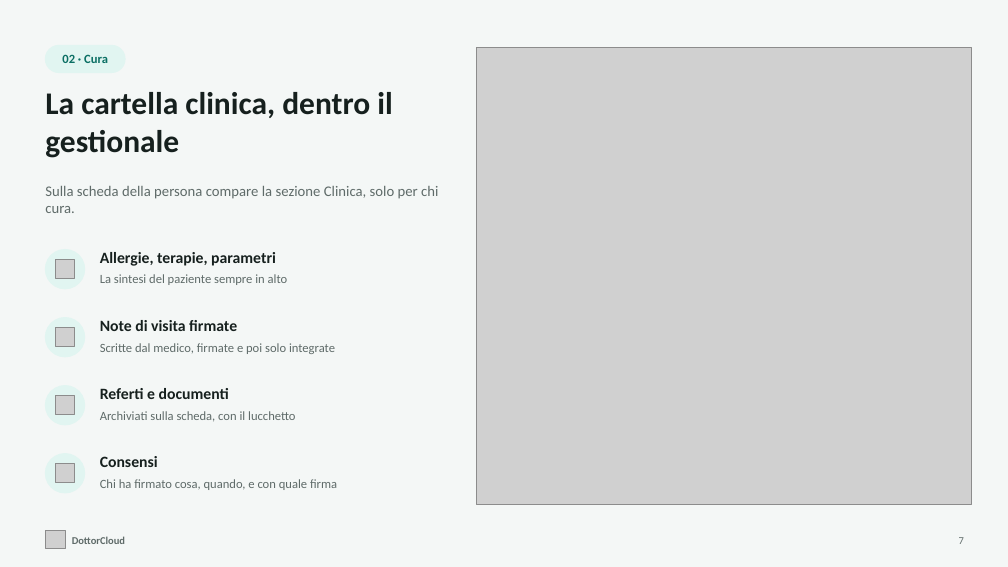
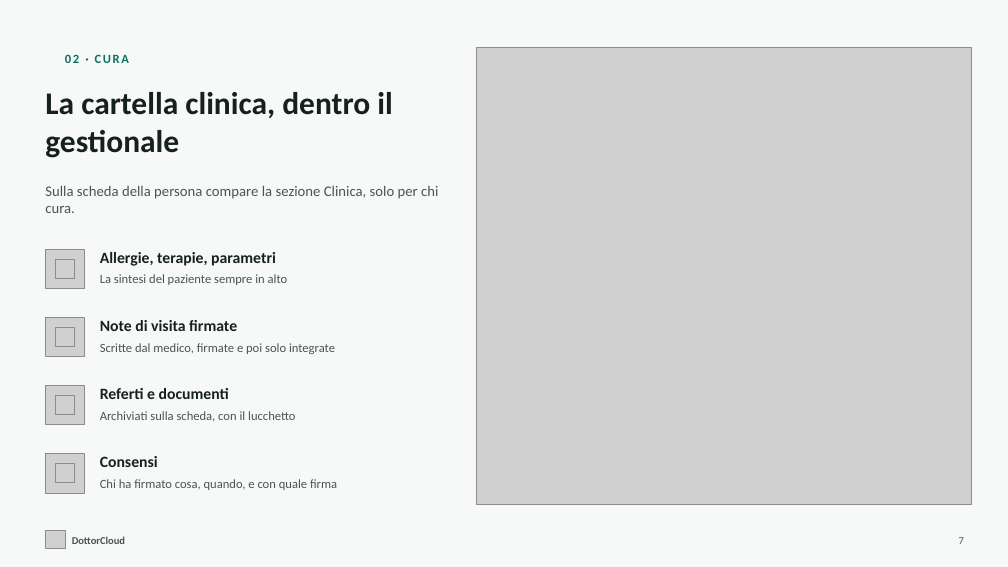
Before and after one commit to Npm2-Solutions/crm-mm, a slide deck: slide 7 of brand/presentazione/DottorCloud.pptx. Drawn at 1008x567 pixels with LibreOffice and Linux fonts; fonts in the diff are those of the drawing; grey boxes stand for pictures; background and template pictures are left out. Boxes give left, top, right and bottom in pixels: in the first picture for what was removed or moved away, otherwise in the second. Text is boxed around its words. In the diff, an @@ line names an element or a change of style, - is before the commit and + after.

```diff
--- a/brand/presentazione/DottorCloud.pptx
+++ b/brand/presentazione/DottorCloud.pptx
@@ background #F4F7F6 to #F6F9F8 @@
@@ rounded rectangle removed at [45, 45, 125, 73] @@
@@ text at [65, 54, 129, 63]: text changed @@
-02 · Cura
+02 · CURA
@@ ellipse removed at [45, 250, 85, 289] @@
@@ picture added at [45, 250, 85, 289] @@
@@ ellipse removed at [45, 318, 85, 357] @@
@@ picture added at [45, 318, 85, 357] @@
@@ ellipse removed at [45, 386, 85, 425] @@
@@ picture added at [45, 386, 85, 425] @@
@@ ellipse removed at [45, 454, 85, 493] @@
@@ picture added at [45, 454, 85, 493] @@
@@ text colour #5F6B69 to #4E5352 in 7 elements at [45, 186, 438, 213], [100, 274, 288, 285], [100, 343, 335, 354], [100, 411, 295, 422], [100, 479, 337, 490], [72, 536, 125, 544], [959, 537, 964, 544] @@
```
Also in this commit, not shown: 17 other slides changed, 26 other files.
